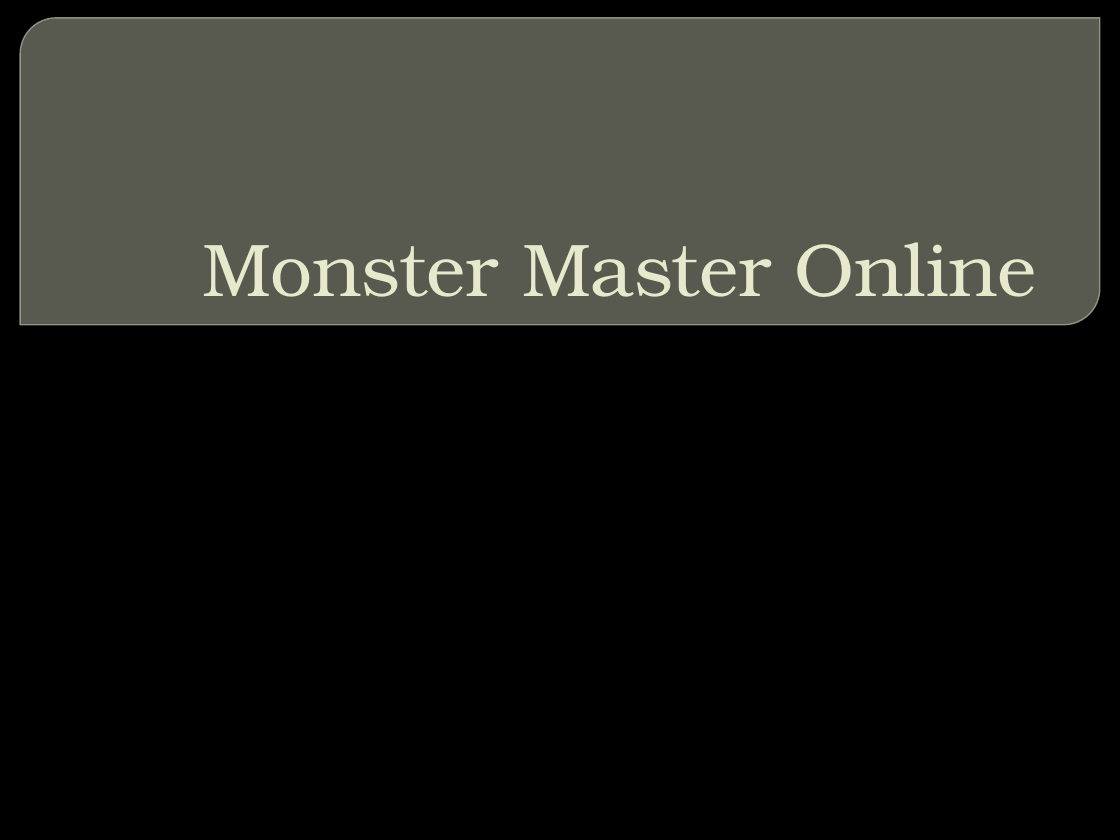
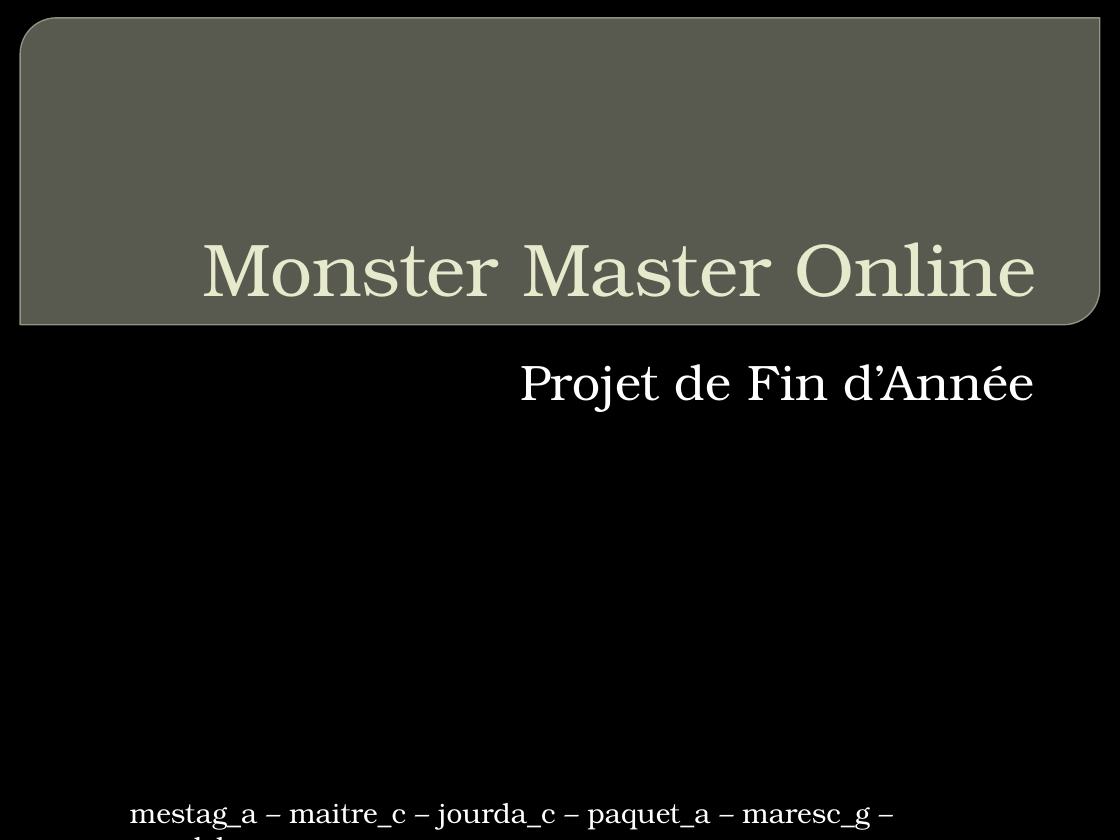
Before and after one commit to maresc-g/linumon, a slide deck: slide 1 of pfa.pptx. Drawn at 1120x840 pixels with LibreOffice and Linux fonts; fonts in the diff are those of the drawing; background and template pictures are left out. Boxes give left, top, right and bottom in pixels: in the first picture for what was removed or moved away, otherwise in the second. Text is boxed around its words. In the diff, an @@ line names an element or a change of style, - is before the commit and + after.

```diff
--- a/pfa.pptx
+++ b/pfa.pptx
@@ subtitle added at (520, 364, 1034, 412), 32 pt, text #FFFFFF @@
+Projet de Fin d’Année
@@ text added at (130, 803, 870, 830), 18 pt, text #FFFFFF @@
+mestag_a – maitre_c – jourda_c – paquet_a – maresc_g – ansel_l
```
Also in this commit, not shown: 3 other slides changed, 4 slides added, 3 slides removed.
